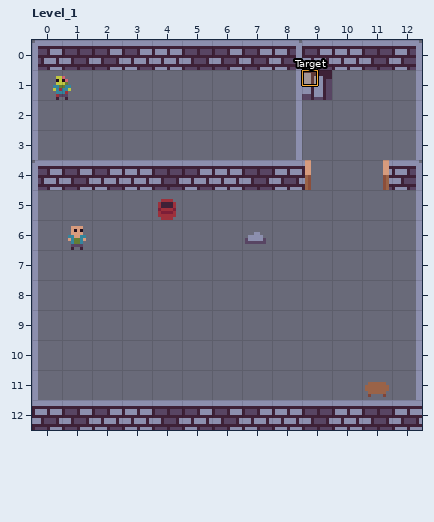
Two states of a LDtk project, ebiten/moto-tomo/assets/maps/world.ldtk. Above: the version before the commit.
Cells are 10x10 px. Shown: Level_1 x 0..12, y 0..12. The commit also changed other parts of the map, which this record leaves out.
Once edited:
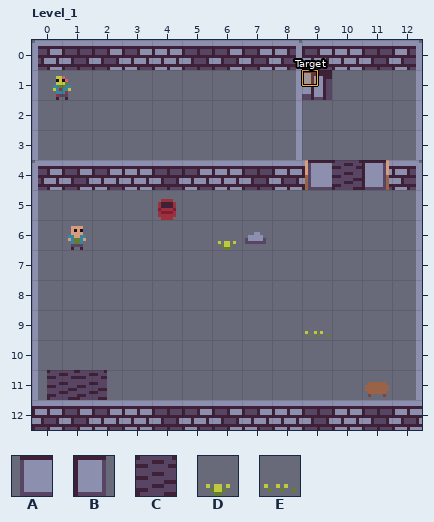
Key: from "Complete": A 50, B 52, C 199, D 228, E 229.
_ is an empty cell.
Objects are placed by their top-left corner, in cells (3,4 is the top-left corner of cell 3,4); size is 1x1 cell unless given.
Tiles of an added or newly shown layer are drawn over the layers below it.
Difference:
{"where": "layer \"Entities\""}
{"now": "C \"Spike\" at 10,4"}
{"now": "C \"Spike\" at 0.5,11"}
{"now": "C \"Spike\" at 1.5,11"}
{"where": "layer \"Background\" (added)"}
{"y":4,"x":9,"old":"_","new":"A"}
{"y":4,"x":11,"old":"_","new":"B"}
{"y":6,"x":6,"old":"_","new":"D"}
{"y":9,"x":9,"old":"_","new":"E"}
